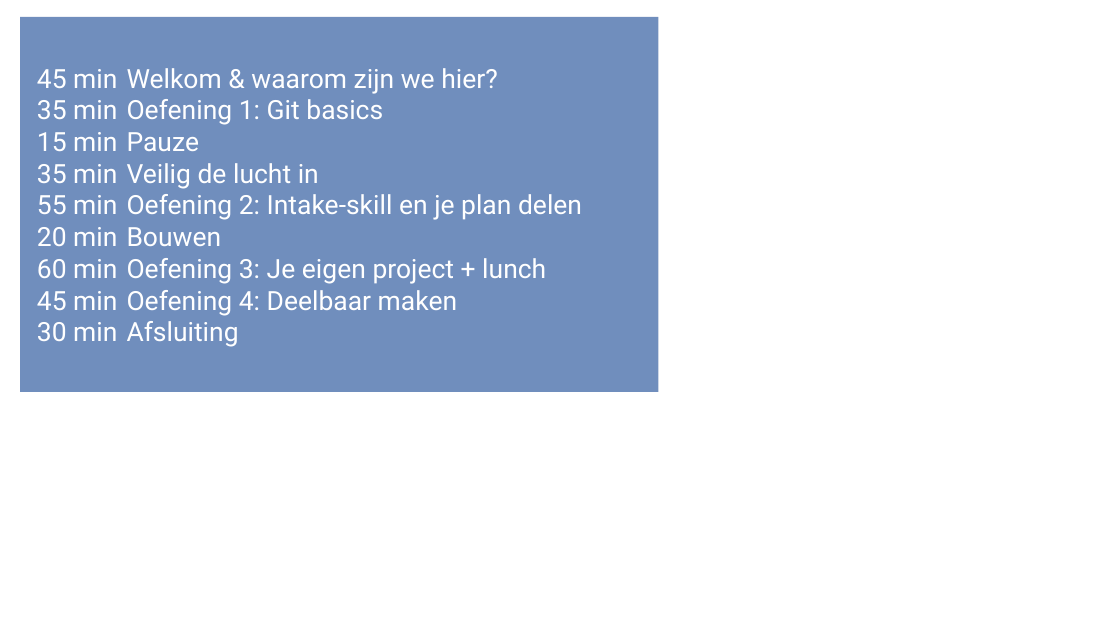
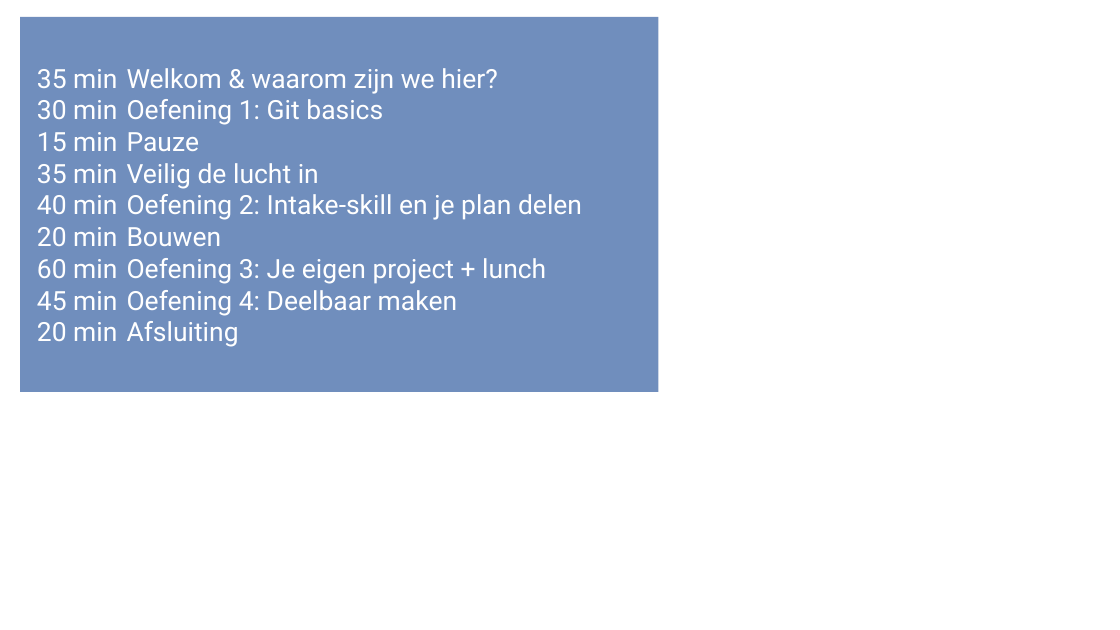
Before and after one commit to TeamNLSportScienceCentre/teamnl-agentic-engineering, a slide deck: slide 2 of docs/agentic-engineering-sessie-1.pptx. Drawn at 1120x630 pixels with LibreOffice and Linux fonts; fonts in the diff are those of the drawing; background and template pictures are left out. Boxes give left, top, right and bottom in pixels: in the first picture for what was removed or moved away, otherwise in the second. Text is boxed around its words. In the diff, an @@ line names an element or a change of style, - is before the commit and + after.

```diff
--- a/docs/agentic-engineering-sessie-1.pptx
+++ b/docs/agentic-engineering-sessie-1.pptx
@@ text in rectangle at [37, 68, 498, 125]: text changed @@
-45 min Welkom & waarom zijn we hier?
-35 min Oefening 1: Git basics
+35 min Welkom & waarom zijn we hier?
+30 min Oefening 1: Git basics
@@ text in rectangle at [37, 194, 582, 220]: text changed @@
-55 min Oefening 2: Intake-skill en je plan delen
+40 min Oefening 2: Intake-skill en je plan delen
@@ text in rectangle at [37, 321, 239, 347]: text changed @@
-30 min Afsluiting
+20 min Afsluiting
```
Also in this commit, not shown: 21 other slides changed, 2 slides added, 3 slides removed.
